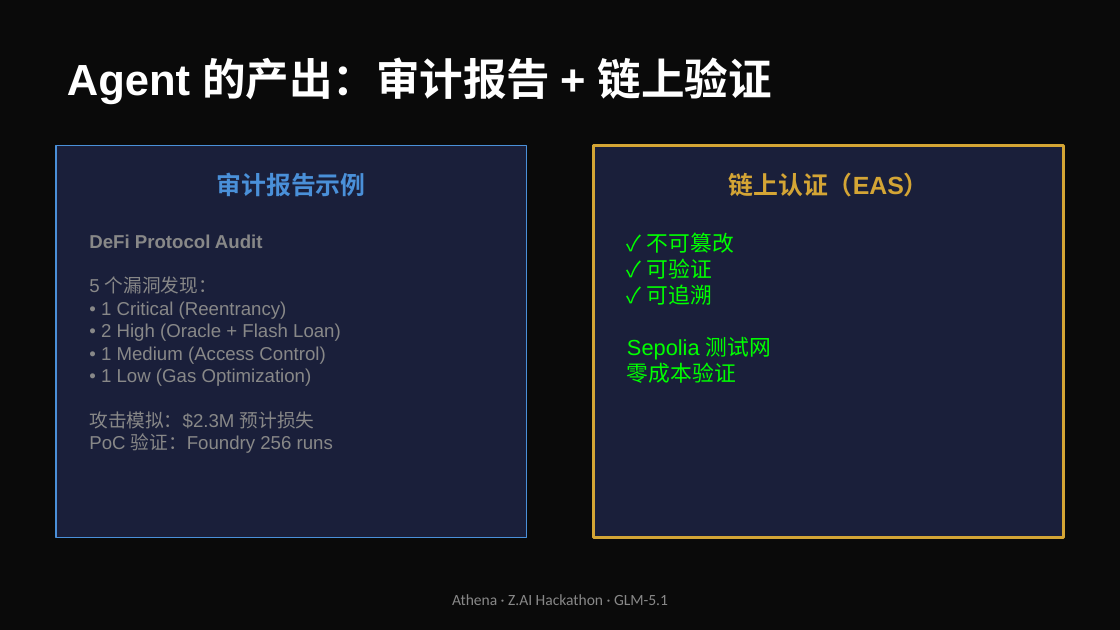
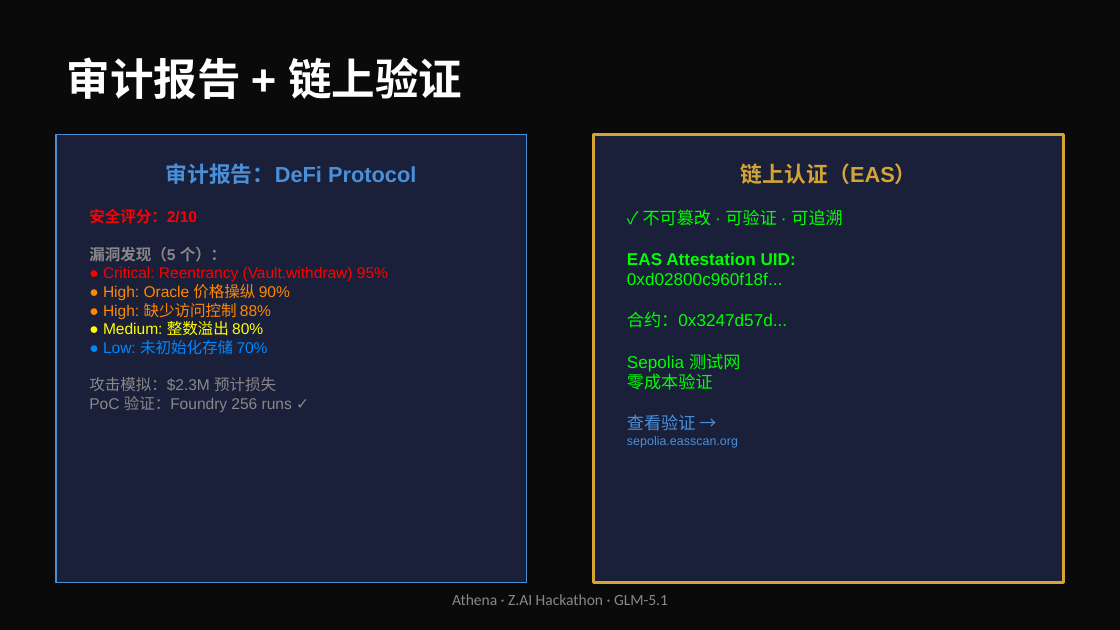
Before and after one commit to tiyadegure/Athena, a slide deck: slide 7 of ppt-assets/Athena-Hackathon.pptx. Drawn at 1120x630 pixels with LibreOffice and Linux fonts; fonts in the diff are those of the drawing. Boxes give left, top, right and bottom in pixels: in the first picture for what was removed or moved away, otherwise in the second. Text is boxed around its words. In the diff, an @@ line names an element or a change of style, - is before the commit and + after.

Commit message:
feat: generate PPT with real v8 artifacts + images
- Slide 1: brand avatar (Greek warrior Athena)
- Slide 7: real report data (5 findings, score 2/10, EAS UID)
- Slide 8: S-TIER NFT image + 12,064 combinations
- SVG charts converted to PNG for embedding
- 2.9MB PPTX with Midnight Executive theme

```diff
--- a/ppt-assets/Athena-Hackathon.pptx
+++ b/ppt-assets/Athena-Hackathon.pptx
@@ text at (67,57,462,99): text changed @@
-Agent 的产出：审计报告 + 链上验证
+审计报告 + 链上验证
@@ rectangle: place and size @@
-rectangle at (56,146,526,538)
+rectangle at (56,134,526,582)
@@ rectangle: place and size @@
-rectangle at (594,146,1064,538)
+rectangle at (594,134,1064,582)
@@ text "链上认证（EAS）": place and size @@
-text "链上认证（EAS）" at (729,173,929,197)
+text "链上认证（EAS）" at (741,163,917,184)
@@ text "链上认证（EAS）" at (741,163,917,184): size 16 to 14 pt @@
@@ text at (166,163,416,184): text changed; size 16 to 14 pt @@
-审计报告示例
+审计报告：DeFi Protocol
@@ text "安全评分：2/10": place and size @@
-text "安全评分：2/10" at (89,234,341,453)
+text "安全评分：2/10" at (89,208,388,412)
@@ text at (89,208,388,355): text changed; size 12 to 10 pt; text colour #888888 to #FF0000 @@
-DeFi Protocol Audit
-5 个漏洞发现：
-• 1 Critical (Reentrancy)
-• 2 High (Oracle + Flash Loan)
-• 1 Medium (Access Control)
-• 1 Low (Gas Optimization)
+安全评分：2/10
+漏洞发现（5 个）：
+● Critical: Reentrancy (Vault.withdraw) 95%
+● High: Oracle 价格操纵 90%
+● High: 缺少访问控制 88%
+● Medium: 整数溢出 80%
+● Low: 未初始化存储 70%
@@ text "✓ 不可篡改 · 可验证 · ...": place and size @@
-text "✓ 不可篡改 · 可验证 · ..." at (627,232,771,383)
+text "✓ 不可篡改 · 可验证 · ..." at (627,209,842,448)
@@ text at (627,209,842,328): text changed; size 14 to 11 pt @@
-✓ 不可篡改
-✓ 可验证
-✓ 可追溯
+✓ 不可篡改 · 可验证 · 可追溯
+EAS Attestation UID:
+0xd02800c960f18f...
+合约：0x3247d57d...
@@ text at (627,353,740,390): size 14 to 11 pt in "Sepolia 测试网", "零成本验证" @@
@@ text at (89,377,276,391): size 12 to 10 pt in "攻击模拟：$2.3M 预计损失" @@
@@ text at (89,396,292,412): text changed; size 12 to 10 pt @@
-PoC 验证：Foundry 256 runs
+PoC 验证：Foundry 256 runs ✓
@@ text at (627,414,738,448): paragraphs added @@
+查看验证 →
+sepolia.easscan.org
```
Also in this commit, not shown: 2 other slides changed, 3 other files.
